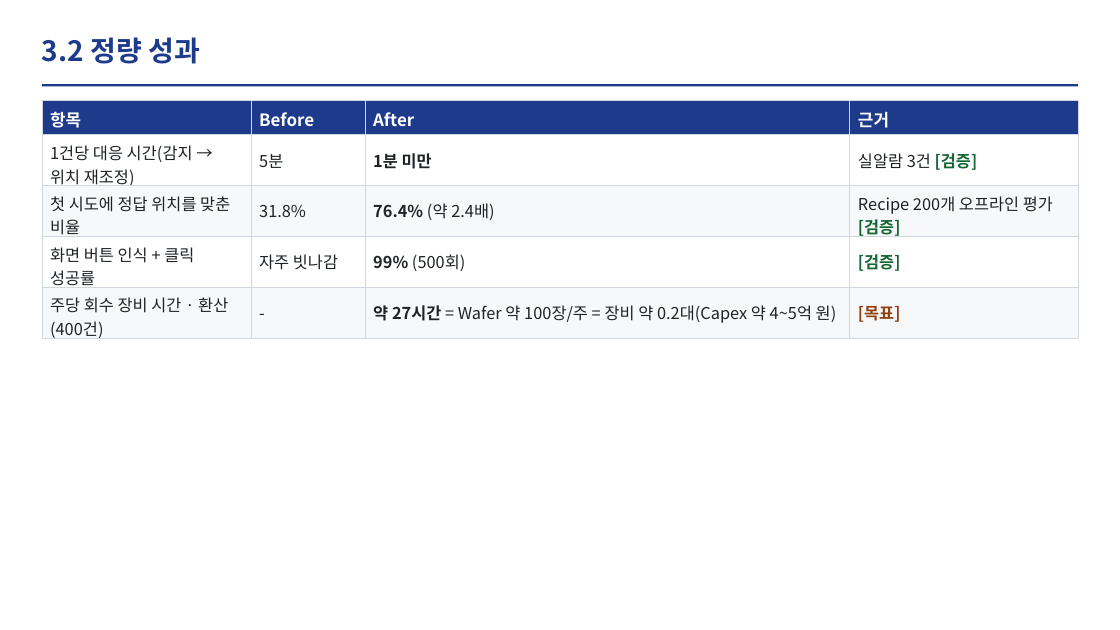
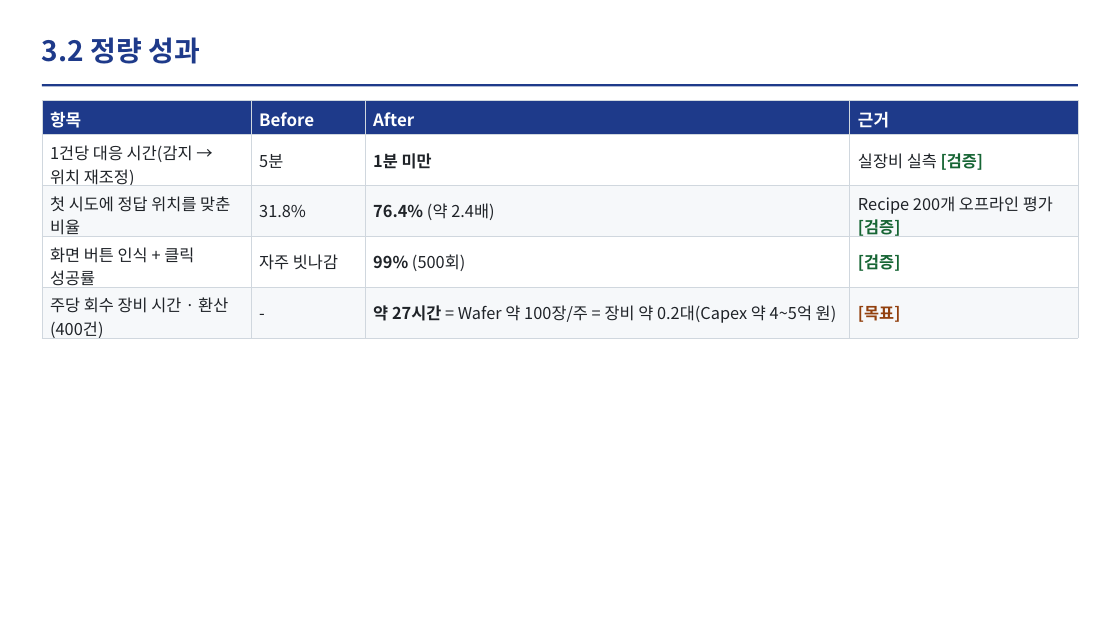
Before and after one commit to DarrenKoi/auto_recipe_creator, a slide deck: slide 8 of docs/project_progress/img/07/07_slides.pptx. Drawn at 1120x630 pixels with LibreOffice and Linux fonts; fonts in the diff are those of the drawing. Boxes give left, top, right and bottom in pixels: in the first picture for what was removed or moved away, otherwise in the second. Text is boxed around its words. In the diff, an @@ line names an element or a change of style, - is before the commit and + after.

```diff
--- a/docs/project_progress/img/07/07_slides.pptx
+++ b/docs/project_progress/img/07/07_slides.pptx
@@ table at [42, 101, 1079, 342] @@
-row 2, column 4: 실알람 3건 [검증]
+row 2, column 4: 실장비 실측 [검증]
```
Also in this commit, not shown: 2 other slides changed, 5 other files.
